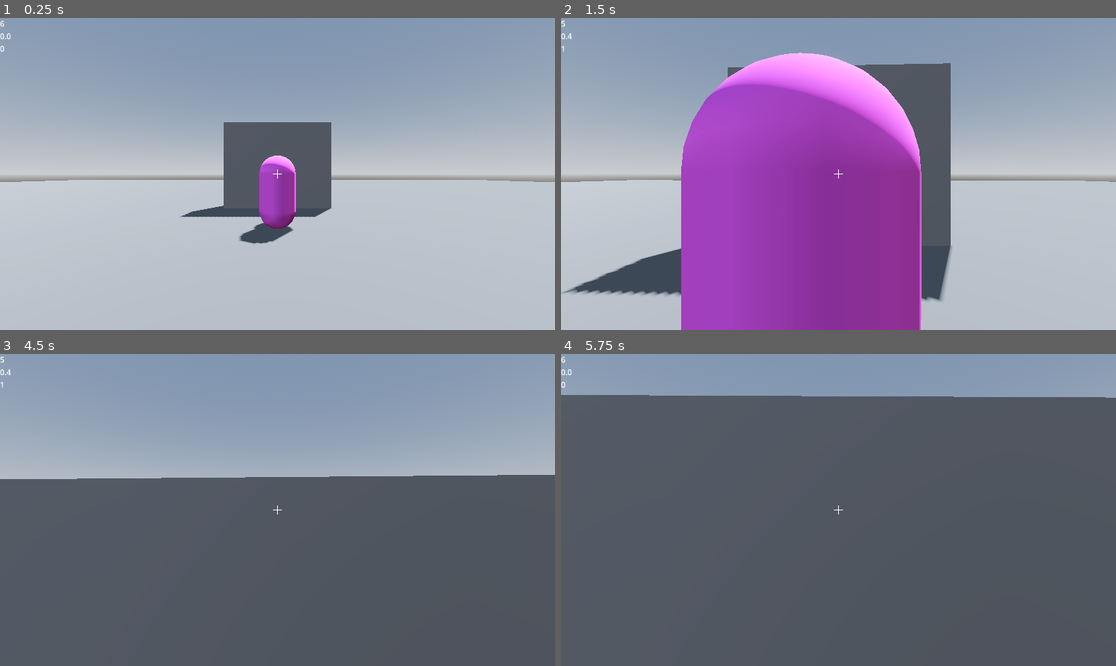
Above: before the commit, frames 1-4 (two rows, left to right).
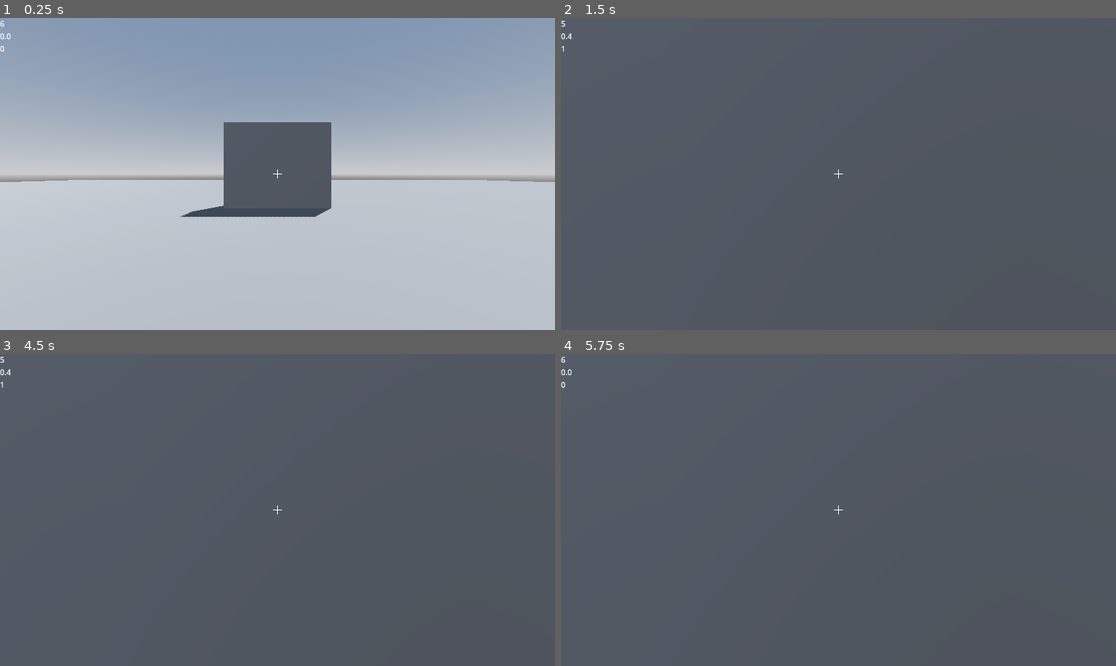
Above: after the commit, the same moments.

Repository: c-dez/playground
Game: Godot game, scene res://scenes/levels/test_level.tscn
Same seed, same stepped clock (60 frames per second), same inputs: the game is played once before the commit and once after it.
Inputs (mouse positions are in pixels of both pictures, inside the frame that each line leads up to):
- Up to frame 1 (0.25 s): no input
- Up to frame 2 (1.5 s): tap Enter at 0.5 s; move the mouse to (866, 174) at 0.52 s; hold W (forward) from 0.53 s (still down); click (866, 174) at 0.6 s; move the mouse to (810, 174) at 1.27 s; tap R (r_key) at 1.35 s
- Up to frame 3 (4.5 s): keep holding W (forward); tap Space (space) at 2, 2.85, 4.25 s; move the mouse to (288, 503) at 2.02 s; right-click (288, 503) at 2.1 s; move the mouse to (271, 516) at 2.77 s; tap Enter at 3.5 s; move the mouse to (316, 513) at 3.52 s; click (316, 513) at 3.6 s; move the mouse to (233, 506) at 4.27 s; tap R (r_key) at 4.35 s
- Up to frame 4 (5.75 s): keep holding W (forward); move the mouse to (844, 510) at 5.02 s; right-click (844, 510) at 5.1 s

The runs differ from the first frame. In frame 1, 1.8% of the frame differs, in the area x 43-54%, y 44-73%; in frame 2, 93%, in the area x 0-100%, y 0-100%; in frame 3, 39%; in frame 4, 14%.

Commit message:
clean code

Diff:
--- a/resources/character_stats.gd
+++ b/resources/character_stats.gd
@@ -2,16 +2,14 @@
 class_name CharacterStats
 
 @export var health: int = 1
-@export var move_speed: float =1
+@export var damage: int = 1
+
+@export var move_speed: float = 1
 @export var jump_force: float = 1
 
-# func _init(
-# i_health: int = 1,
-# i_move_speed: float = 1.0,
-# i_jump_force: float = 1.0
-# ) -> void:
+@export var type: Type = 0 as Type
 
-#     health = i_health
-#     move_speed = i_move_speed
-#     jump_force = i_jump_force
-#     pass
+enum Type {
+    ENEMY,
+    PLAYER
+}
--- a/resources/character_stats.tres
+++ b/resources/character_stats.tres
@@ -4,5 +4,7 @@
 
 [resource]
 script = ExtResource("1_nusmv")
-health = 11
-move_speed = 5.0
+health = 25
+damage = 10
+move_speed = 4.0
+jump_force = 5.0
--- a/resources/player_stats.tres
+++ b/resources/player_stats.tres
@@ -5,5 +5,7 @@
 [resource]
 script = ExtResource("1_wld0n")
 health = 100
+damage = 50
 move_speed = 8.0
 jump_force = 5.0
+type = 1
--- a/scenes/levels/test_level.tscn
+++ b/scenes/levels/test_level.tscn
@@ -50,4 +50,4 @@
 transform = Transform3D(1, 0, 0, 0, 1, 0, 0, 0, 1, 0, 0.9999999, 0)
 
 [node name="BaseEnemy" parent="." instance=ExtResource("2_yautc")]
-transform = Transform3D(1, 0, 0, 0, 1, 0, 0, 0, 1, 0, 0.9999999, -5.6036286)
+transform = Transform3D(1, 0, 0, 0, 1, 0, 0, 0, 1, 0, 1, 5)
--- a/scenes/test/enemy/base_enemy.gd
+++ b/scenes/test/enemy/base_enemy.gd
@@ -8,4 +8,5 @@
 
 func _ready() -> void:
 	# res.health = 69
-	print(res.health)
+	# print(res.health)
+	pass
